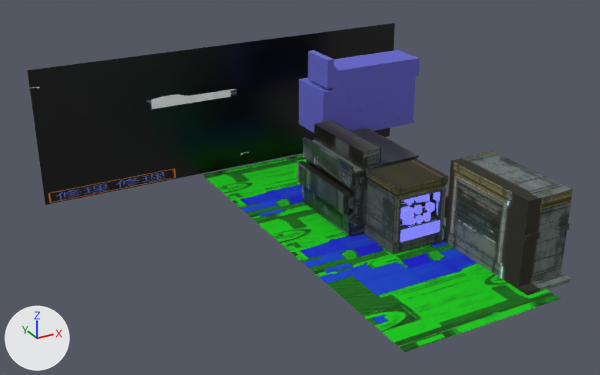
An edit to the glTF model static/models/Background.glb, drawn before and after from the same camera.
Both versions are drawn from a 50 mm camera at (-997.0, -1245.0, 830.0) aimed at (-219.0, 169.0, 123.0). Lighting does not change. The marker at lower left points along +X, +Y and +Z. Where no turn or scale is listed for an object, it has been applied to the vertices. Vertices at the same position are counted once.

Objects in the first picture: 'Floor', 'Floor001', 'Floor002', 'Store008', 'Store2', 'Store3', 'Store3_B', 'Store4', 'background'.
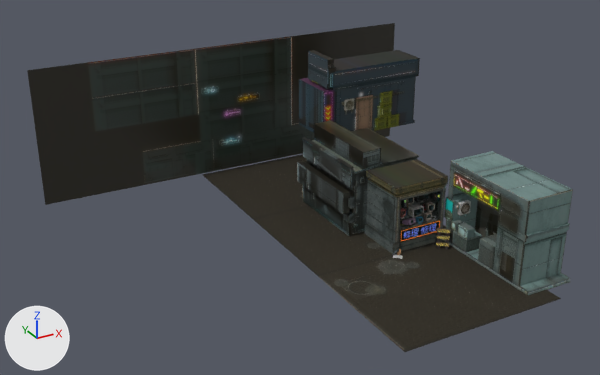
Location of each change, (x1, y1, x2, y2) in pixels of the pictures (600 x 375 px):
'background', surface changed: (28, 24, 394, 204) in both
'Store2', surface changed, reshaped: (443, 151, 573, 296) in both
'Floor', surface changed: (318, 241, 561, 352) in both
'Store008', surface changed: (299, 50, 420, 133) in both
'Floor001', surface changed: (253, 206, 446, 276) in both
'Floor002', surface changed (green to black): (203, 154, 308, 219) in both
'Store3_B', surface changed: (400, 192, 440, 242) in both
'AdditionalProps', added: after (392, 195, 471, 259)
part 1 of me_store2, built on: (444, 151, 573, 296) in both

The change, as a diff of the scene's bpy script:
```diff
--- a/static/models/Background.glb.py
+++ b/static/models/Background.glb.py
@@ img_image_2 @@
-img_image_2 = load_image('Image_2', '_unpacked/Image_2', 1024, 1024, 'sRGB')
+img_image_2 = load_image('Image_2', '_unpacked/Image_2', 1024, 1024, 'Non-Color')
@@ img_image_3 @@
-img_image_3 = load_image('Image_3', '_unpacked/Image_3', 1024, 1024, 'sRGB')
+img_image_3 = load_image('Image_3', '_unpacked/Image_3', 1024, 1024, 'Non-Color')
@@ img_image_8 @@
-img_image_8 = load_image('Image_8', '_unpacked/Image_8', 1024, 1024, 'sRGB')
+img_image_8 = load_image('Image_8', '_unpacked/Image_8', 1024, 1024, 'Non-Color')
@@ mat_store2 @@
 mat_store2 = principled_material('Store2')
-mat_store2.texture = img_image_0
+mat_store2.texture = img_image_13
 mat_store2.roughness = 1.0
@@ mat_floor @@
 n3 = _N.new('ShaderNodeTexImage'); n3.name = 'Image Texture'
-n3.image = img_image_2
+n3.image = img_image_12
 _L.new(n0.outputs[0], n1.inputs[0])  # 'BSDF' to 'Surface'
@@ mat_store5 @@
 n3 = _N.new('ShaderNodeTexImage'); n3.name = 'Image Texture'
-n3.image = img_image_3
+n3.image = img_image_6
 _L.new(n0.outputs[0], n1.inputs[0])  # 'BSDF' to 'Surface'
@@ mat_store3_b @@
 n2 = _N.new('ShaderNodeTexImage'); n2.name = 'Image Texture'
-n2.image = img_image_8
+n2.image = img_image_10
 n3 = _N.new('ShaderNodeMix'); n3.name = 'Mix'
@@ mat_store3_b @@
 n4 = _N.new('ShaderNodeTexImage'); n4.name = 'Image Texture.001'
-n4.image = img_image_9
+n4.image = img_image_11
 n5 = _N.new('ShaderNodeSeparateColor'); n5.name = 'Separate Color'
 n6 = _N.new('ShaderNodeTexImage'); n6.name = 'Image Texture.002'
-n6.image = img_image_5
+n6.image = img_image_7
 n7 = _N.new('ShaderNodeNormalMap'); n7.name = 'Normal Map'
@@ mat_store3_b @@
 n8 = _N.new('ShaderNodeTexImage'); n8.name = 'Image Texture.003'
-n8.image = img_image_6
+n8.image = img_image_8
 _L.new(n0.outputs[0], n1.inputs[0])  # 'BSDF' to 'Surface'
@@ mat_background @@
 mat_background = principled_material('background')
-mat_background.texture = img_image_10
+mat_background.texture = img_image_14
 mat_background.roughness = 0.3
@@ mat_props @@
+mat_props = bpy.data.materials.new('Props')
+# uses the picture img_image_2
+# uses the picture img_image_3
+# uses the picture img_image_5
@@ me_store2 @@
-me_store2.from_pydata(...)  # 44 vertices, 64 faces; spans x 0.0..111.0, y -146.0..117.0, z -96.0..94.0
+me_store2.from_pydata(...)  # 99 vertices, 167 faces; spans x 0.0..111.0, y -146.0..117.0, z -96.0..94.0
+# me_store2 part 1
+# 12 vertices are removed from x 0.0..111.0, y -125.0..110.0, z -96.0..23.0
+# 44 faces are deleted
+# 2 vertices move from x 0.0..111.0, y 117.0, z 10.0 to x 0.0..111.0, y 117.0, z 8.0
+# 53 vertices are added at x 0.0..111.0, y -120.0..110.0, z -96.0..94.0
+# 8 new vertices lie (18.0, 0.0, 0.0) away from vertices in x 0.0, y 1.0..90.0, z -87.0..-36.0
+# 6 new vertices lie (65.0, 0.0, 0.0) away from vertices in x 0.0, y -46.0..95.0, z -38.0..40.0
+# 147 new faces join them
 me_store2.materials.append(mat_store2)
@@ ob_additionalprops @@
+ob_additionalprops = bpy.data.objects.new('AdditionalProps', me_additionalprops)  # 1392 vertices, 2494 faces; spans x -124.0..55.0, y -20.0..53.0, z 0.0..118.0
+ob_additionalprops.location = (35.0, -3.0, 0.0)
```
